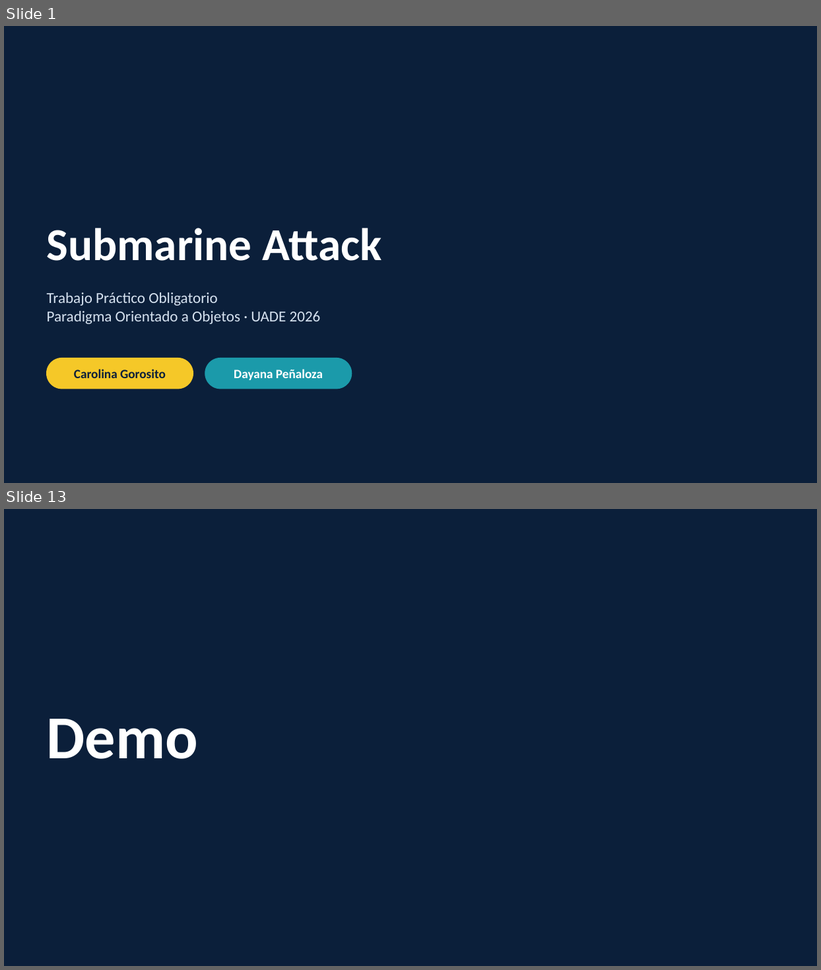
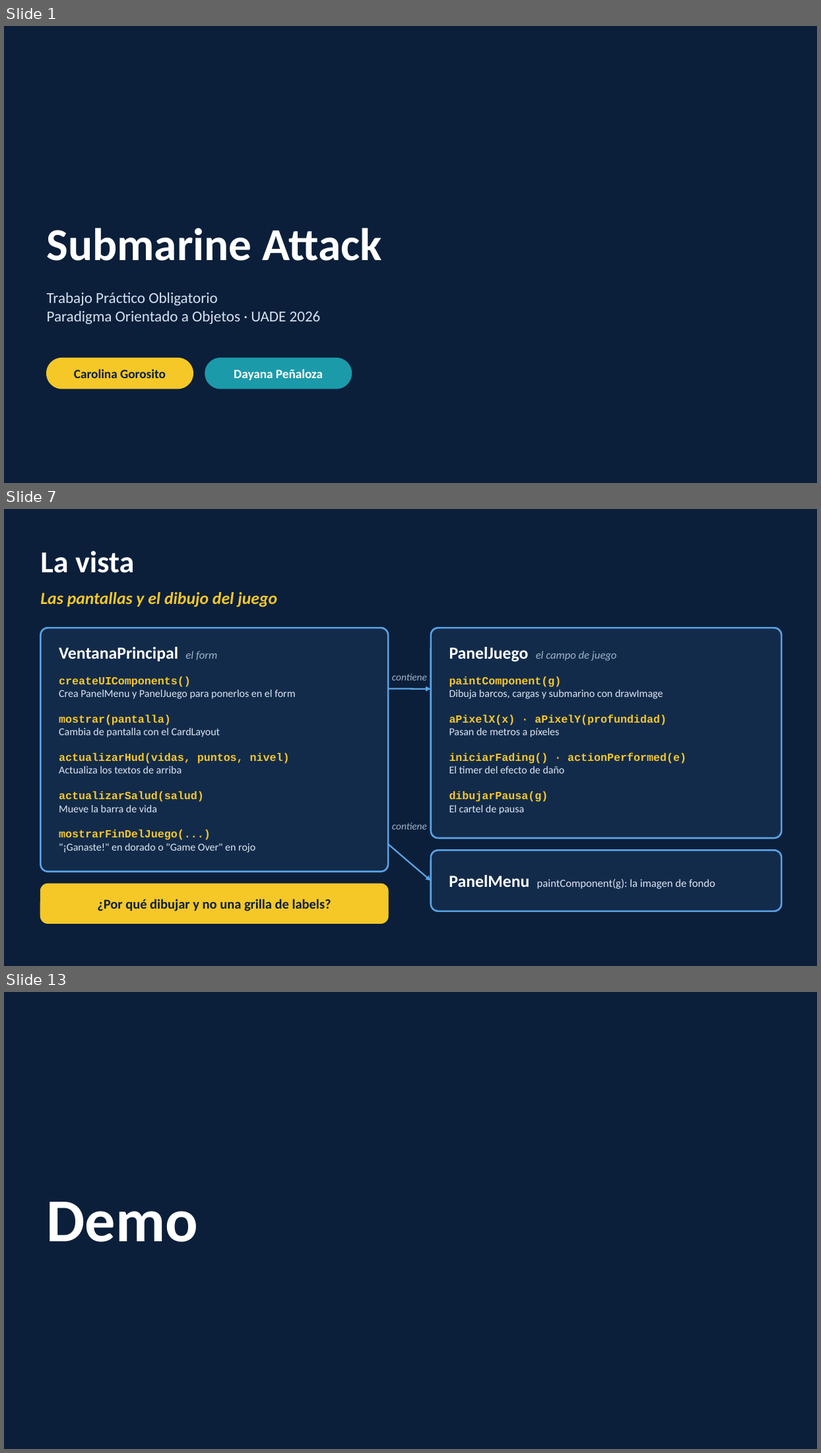
Before and after one commit to dypenaloza/TPO_Submarine_Attack, a slide deck: docs/Presentacion_Submarine_Attack.pptx. Shown one above the other, each under a label of ours: slides 1 and 13 before the commit, slides 1, 7 and 13 after it; the slides between them are not shown. The pictures are 821x970 and 821x1453 pixels, drawn with LibreOffice and Linux fonts; fonts in the diff are those of the drawing; background and template pictures are left out. Boxes give left, top, right and bottom in pixels: in the first picture for what was removed or moved away, otherwise in the second. Text is boxed around its words. In the diff, an @@ line names an element or a change of style, - is before the commit and + after.

Commit message:
Rediseño de la presentación y guion actualizado

```diff
--- a/docs/Presentacion_Submarine_Attack.pptx
+++ b/docs/Presentacion_Submarine_Attack.pptx
@@ slide 7 added at [4, 509, 817, 966], background picture (left out) @@
@@ rectangle added at [4, 509, 817, 966], fill #0B1F3A at 94% opacity @@
@@ text added at [40, 551, 134, 573], 36 pt, text #FFFFFF, bold @@
+La vista
@@ text added at [40, 592, 277, 607], 20 pt, text #F5C828, bold, italic @@
+Las pantallas y el dibujo del juego
@@ rounded rectangle added at [40, 628, 388, 872], fill #132B4A, outline #5BA4E6 2 pt @@
@@ text added at [59, 647, 217, 661], 20 pt, text #FFFFFF, bold @@
+VentanaPrincipal el form
@@ rounded rectangle added at [431, 628, 781, 838], fill #132B4A, outline #5BA4E6 2 pt @@
@@ text added at [450, 647, 617, 662], 13 pt, text #9FB3C8, italic @@
+PanelJuego el campo de juego
@@ text added at [59, 677, 295, 699], 12.5 pt, text #DCE6F2 @@
+createUIComponents()
+Crea PanelMenu y PanelJuego para ponerlos en el form
@@ text added at [392, 673, 427, 681], 12 pt, text #9FB3C8, italic @@
+contiene
@@ text added at [450, 677, 663, 699], 12.5 pt, text #DCE6F2 @@
+paintComponent(g)
+Dibuja barcos, cargas y submarino con drawImage
@@ arrow added from (388, 689) to (431, 689), #5BA4E6 1.75 pt @@
@@ text added at [59, 715, 220, 737], 12.5 pt, text #DCE6F2 @@
+mostrar(pantalla)
+Cambia de pantalla con el CardLayout
@@ text added at [450, 714, 667, 737], 13 pt, text #F5C828, bold @@
+aPixelX(x) · aPixelY(profundidad)
+Pasan de metros a píxeles
@@ text added at [59, 753, 290, 774], 13 pt, text #F5C828, bold @@
+actualizarHud(vidas, puntos, nivel)
+Actualiza los textos de arriba
@@ text added at [450, 753, 686, 774], 13 pt, text #F5C828, bold @@
+iniciarFading() · actionPerformed(e)
+El timer del efecto de daño
@@ text added at [59, 791, 204, 813], 13 pt, text #F5C828, bold @@
+actualizarSalud(salud)
+Mueve la barra de vida
@@ text added at [450, 791, 548, 815], 13 pt, text #F5C828, bold @@
+dibujarPausa(g)
+El cartel de pausa
@@ text added at [392, 823, 427, 830], 12 pt, text #9FB3C8, italic @@
+contiene
@@ text added at [59, 830, 255, 853], 12.5 pt, text #DCE6F2 @@
+mostrarFinDelJuego(...)
+"¡Ganaste!" en dorado o "Game Over" en rojo
@@ arrow added from (388, 844) to (431, 881), #5BA4E6 1.75 pt @@
@@ rounded rectangle added at [431, 851, 781, 912], fill #132B4A, outline #5BA4E6 2 pt @@
@@ rounded rectangle added at [40, 884, 388, 923], fill #F5C828, outline #F5C828 1 pt @@
@@ text added at [449, 875, 715, 889], 13 pt, text #DCE6F2 @@
+PanelMenu paintComponent(g): la imagen de fondo
@@ text added at [97, 899, 331, 912], 16 pt, text #0B1F3A, bold @@
+¿Por qué dibujar y no una grilla de labels?
```
Also in this commit, not shown: 8 slides changed, 2 other slides added, 3 slides removed, 1 other file.
